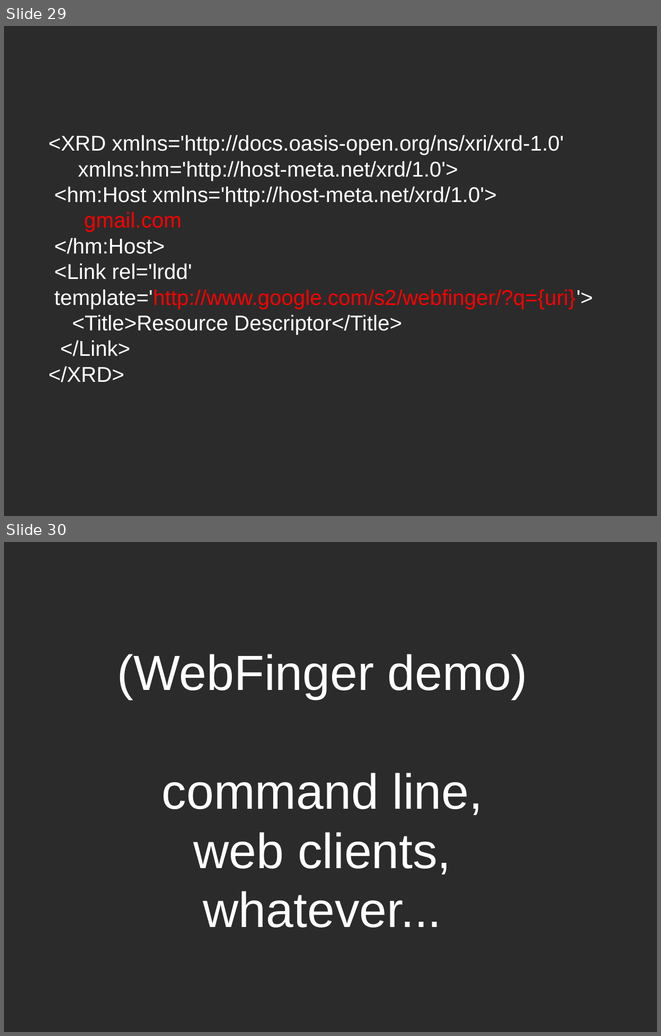
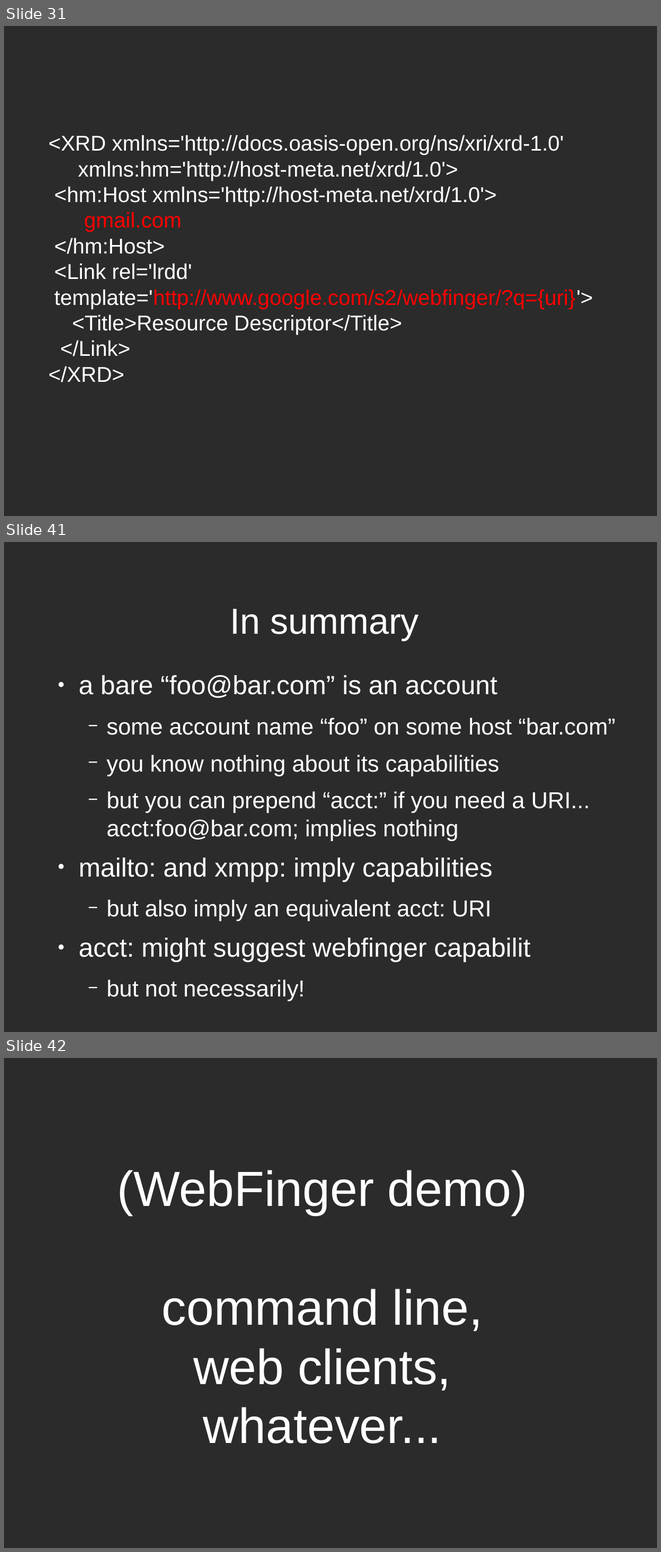
Before and after one commit to bradfitz/talk-gluecon-2010, a slide deck: webfinger.odp. Shown one above the other, each under a label of ours: slides 29 and 30 before the commit, slides 31, 41 and 42 after it; the slides between them are not shown. The pictures are 661x1036 and 661x1552 pixels, drawn with LibreOffice and Linux fonts; fonts in the diff are those of the drawing; background and template pictures are left out; a plain dark background stands for a picture behind light text. Boxes give left, top, right and bottom in pixels: in the first picture for what was removed or moved away, otherwise in the second. Text is boxed around its words. In the diff, an @@ line names an element or a change of style, - is before the commit and + after.

```diff
--- a/webfinger.odp
+++ b/webfinger.odp
@@ slide 41 added at (4,542,657,1032), background picture (left out) @@
@@ title added at (230,609,419,641), 44 pt, text #FFFFFF @@
+In summary
@@ text added at (79,675,615,1001), 28 pt, text #FFFFFF @@
+● a bare “foo@bar.com” is an account
+  − some account name “foo” on some host “bar.com”
+  − you know nothing about its capabilities
+  − but you can prepend “acct:” if you need a URI... acct:foo@bar.com; implies nothing
+● mailto: and xmpp: imply capabilities
+  − but also imply an equivalent acct: URI
+● acct: might suggest webfinger capabilit
+  − but not necessarily!
@@ what was slide 29 is now slide 31 @@
@@ what was slide 30 is now slide 42 @@
```
Also in this commit, not shown: 5 slides changed, 12 other slides added.
